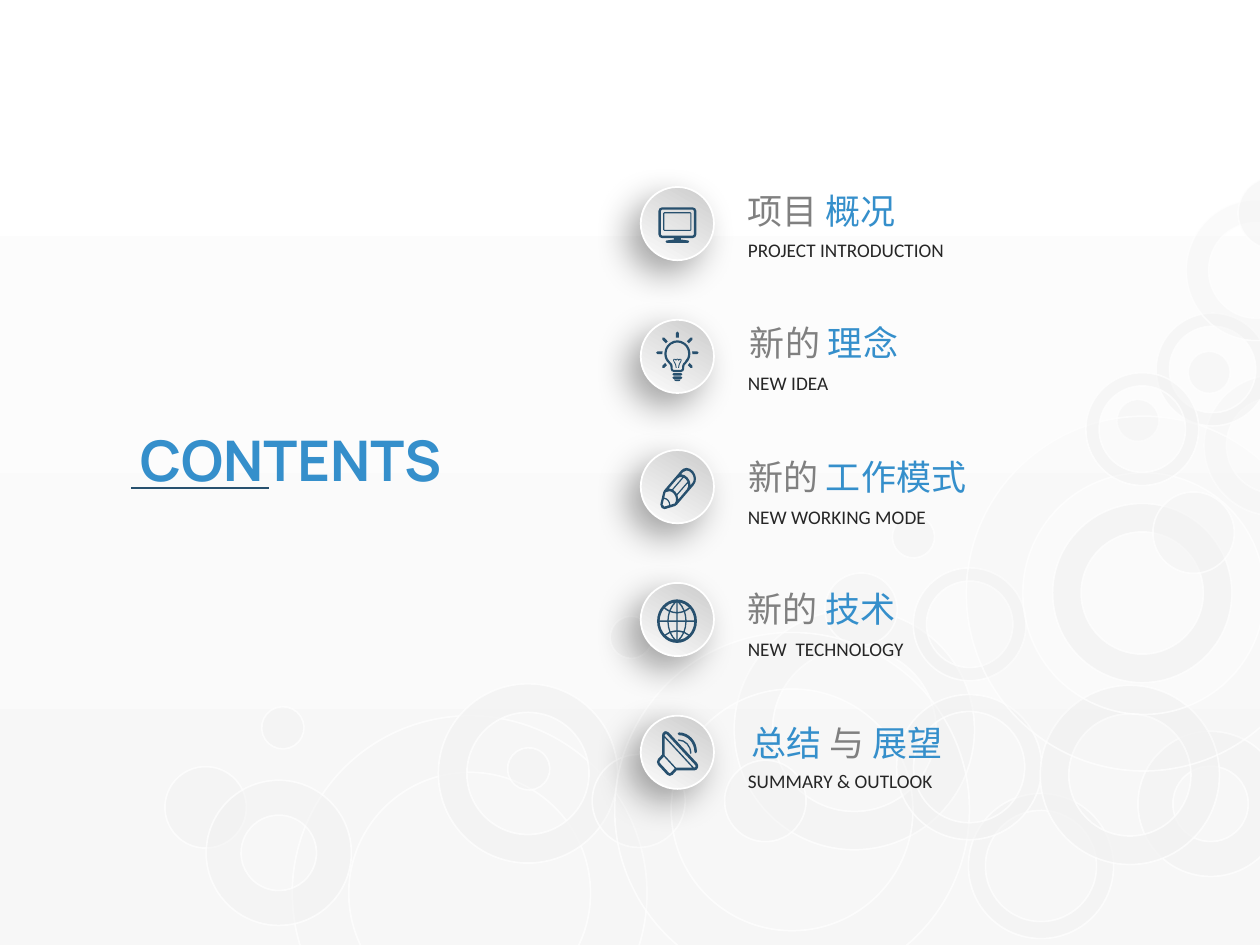
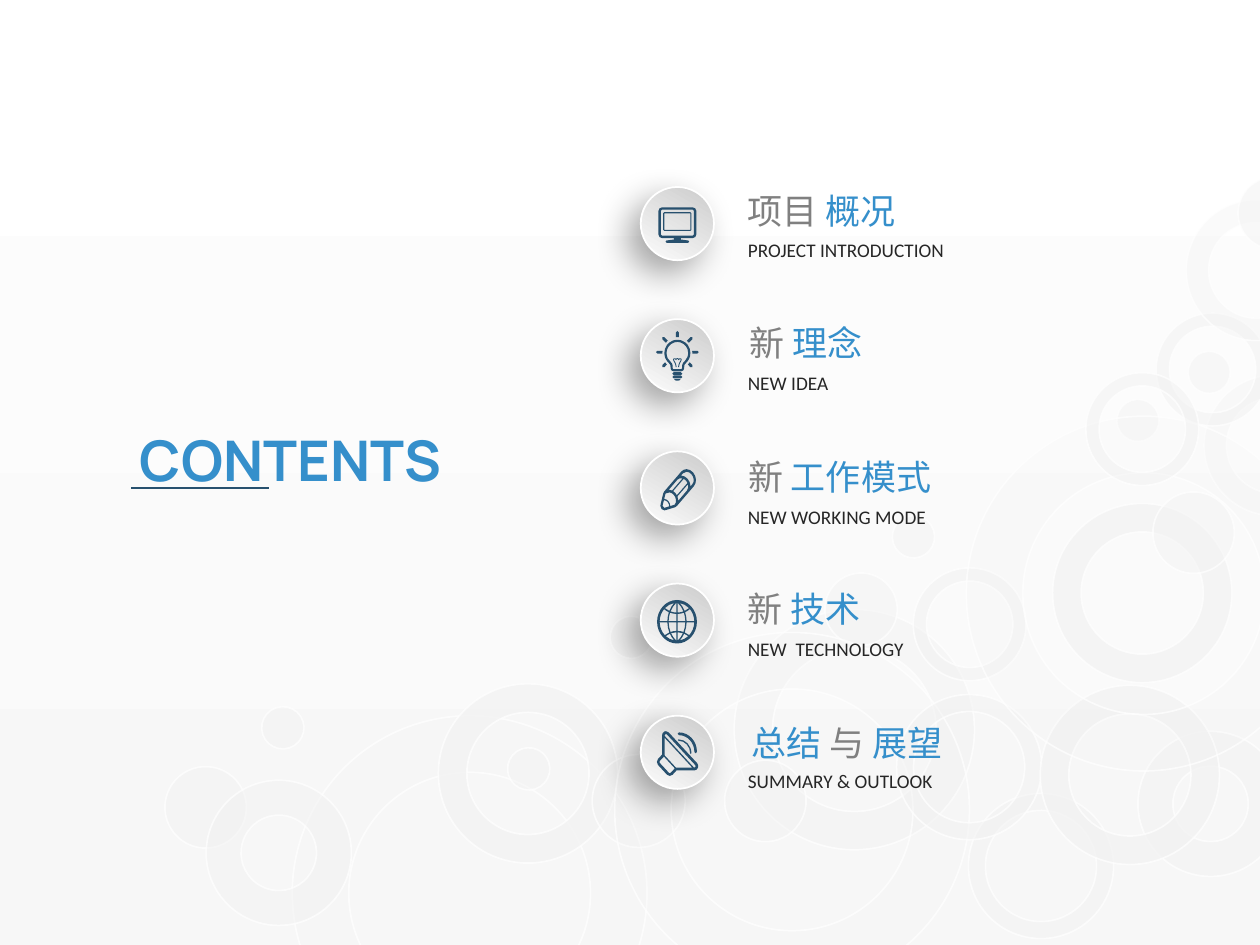
Before and after one commit to watermoonlx/presentation, a slide deck: slide 2 of [PO]PR Approval Control Panel.pptx. Drawn at 1260x945 pixels with LibreOffice and Linux fonts; fonts in the diff are those of the drawing. Boxes give left, top, right and bottom in pixels: in the first picture for what was removed or moved away, otherwise in the second. Text is boxed around its words. In the diff, an @@ line names an element or a change of style, - is before the commit and + after.

```diff
--- a/[PO]PR Approval Control Panel.pptx
+++ b/[PO]PR Approval Control Panel.pptx
@@ text at bbox=[750, 326, 863, 359]: text changed; text colour #808080 to #358FCB @@
-新的 理念
+新 理念
@@ freeform shape at bbox=[656, 331, 699, 381]: outline redrawn @@
@@ freeform shape at bbox=[660, 469, 696, 510]: outline redrawn @@
@@ text at bbox=[748, 460, 931, 493]: text changed @@
-新的 工作模式
+新 工作模式
@@ text at bbox=[747, 592, 860, 625]: text changed; text colour #808080 to #358FCB @@
-新的 技术
+新 技术
```
Also in this commit, not shown: 14 other slides changed, 12 slides added, 26 slides removed, 14 other files.
